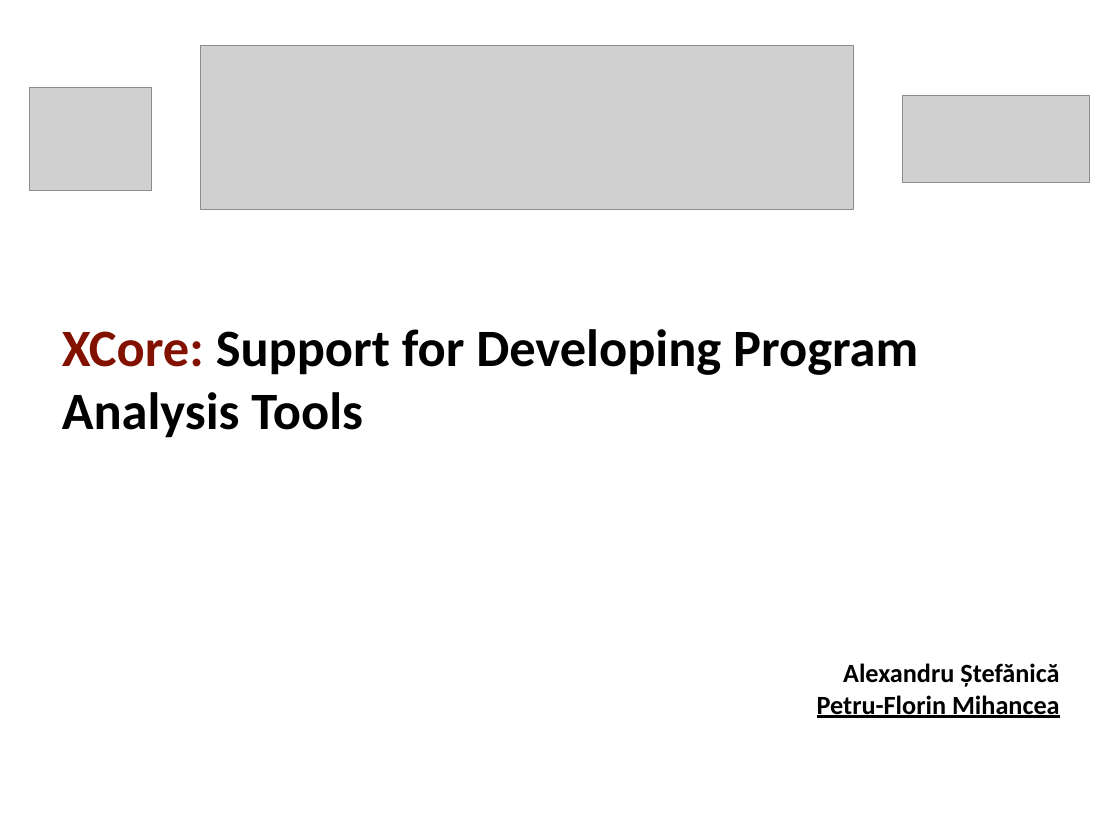
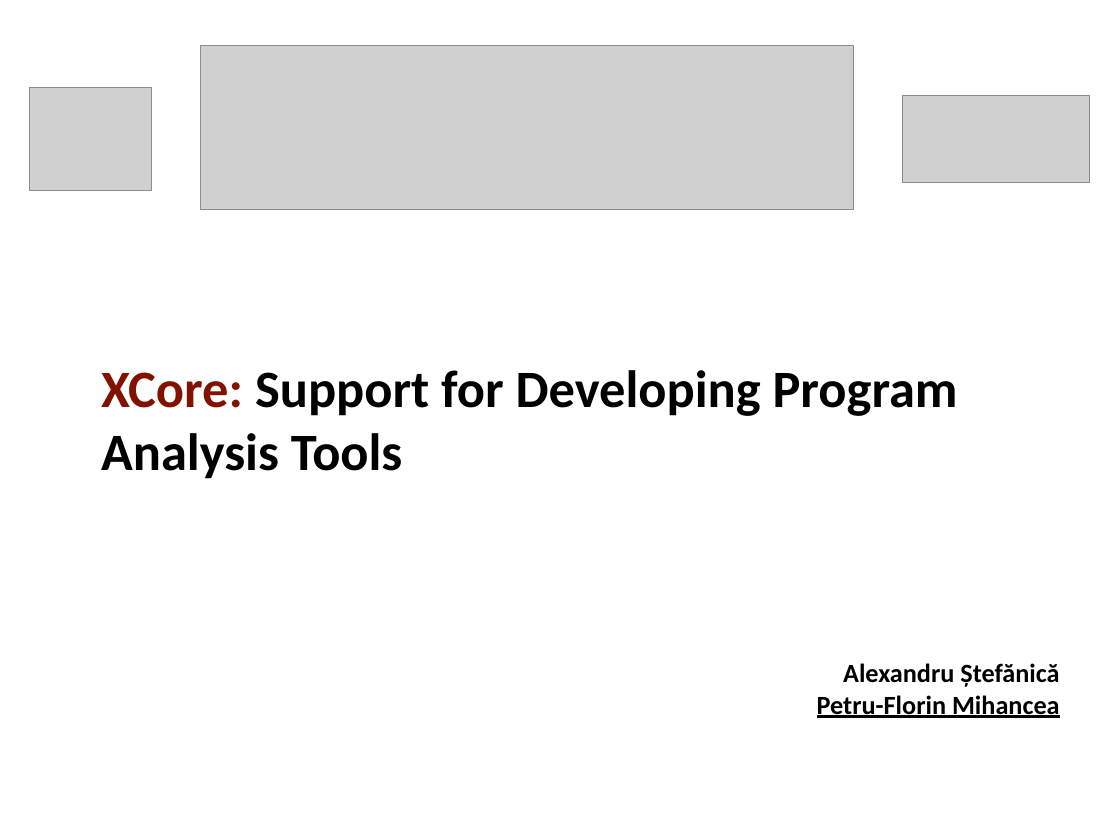
Before and after one commit to SAlexandru/XCore, a slide deck: slide 1 of Docs/Thesis/Dissertation/MasterThesisKeyNote2017.pptx. Drawn at 1120x840 pixels with LibreOffice and Linux fonts; fonts in the diff are those of the drawing; grey boxes stand for pictures. Boxes give left, top, right and bottom in pixels: in the first picture for what was removed or moved away, otherwise in the second. Text is boxed around its words. In the diff, an @@ line names an element or a change of style, - is before the commit and + after.

```diff
--- a/Docs/Thesis/Dissertation/MasterThesisKeyNote2017.pptx
+++ b/Docs/Thesis/Dissertation/MasterThesisKeyNote2017.pptx
@@ text "XCore: Support for Developing Program ...": place and size @@
-text "XCore: Support for Developing Program ..." at bbox=[62, 329, 918, 438]
+text "XCore: Support for Developing Program ..." at bbox=[101, 370, 958, 479]
```
Also in this commit, not shown: 1 other slide changed, 2 other files.
